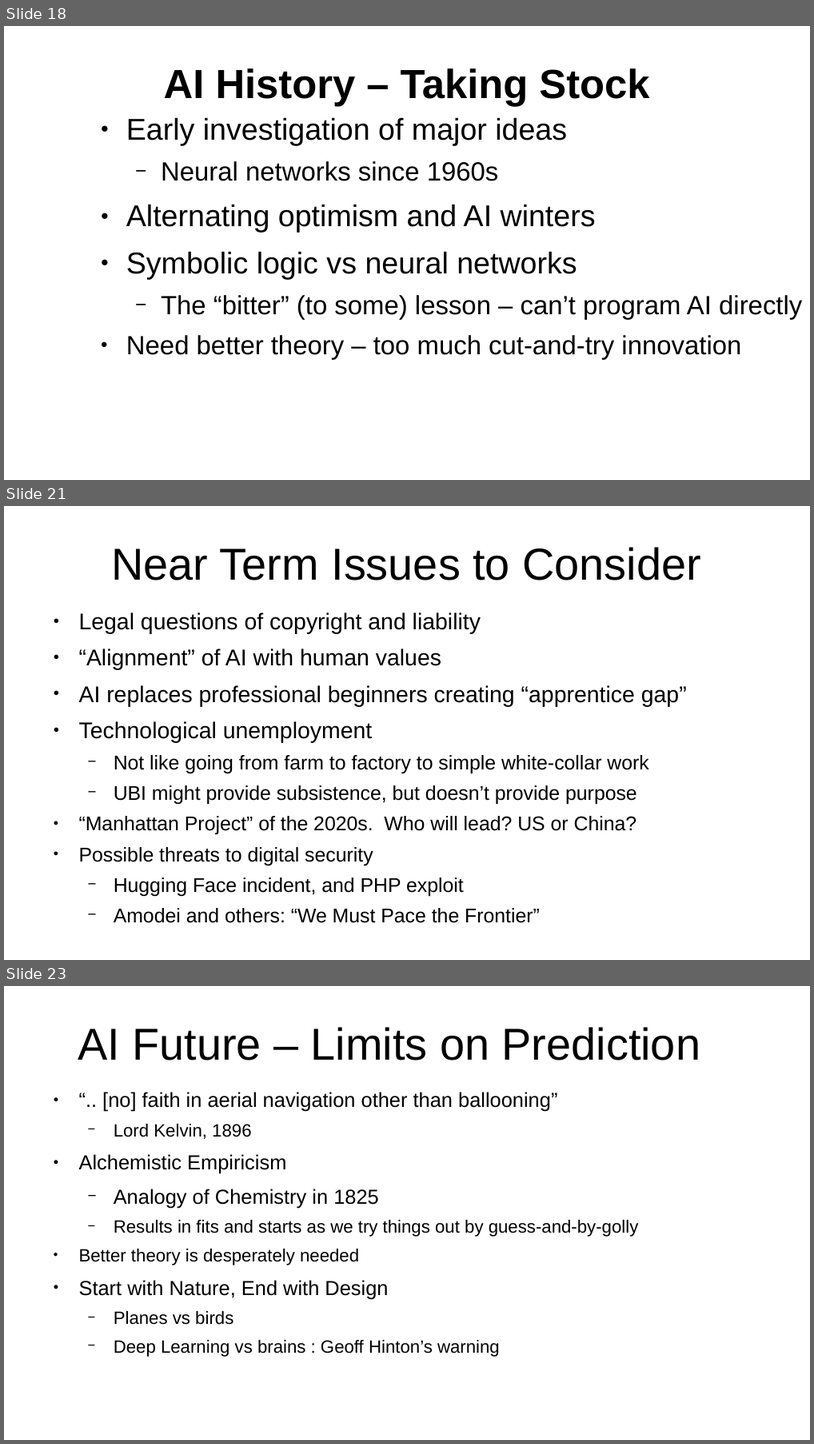
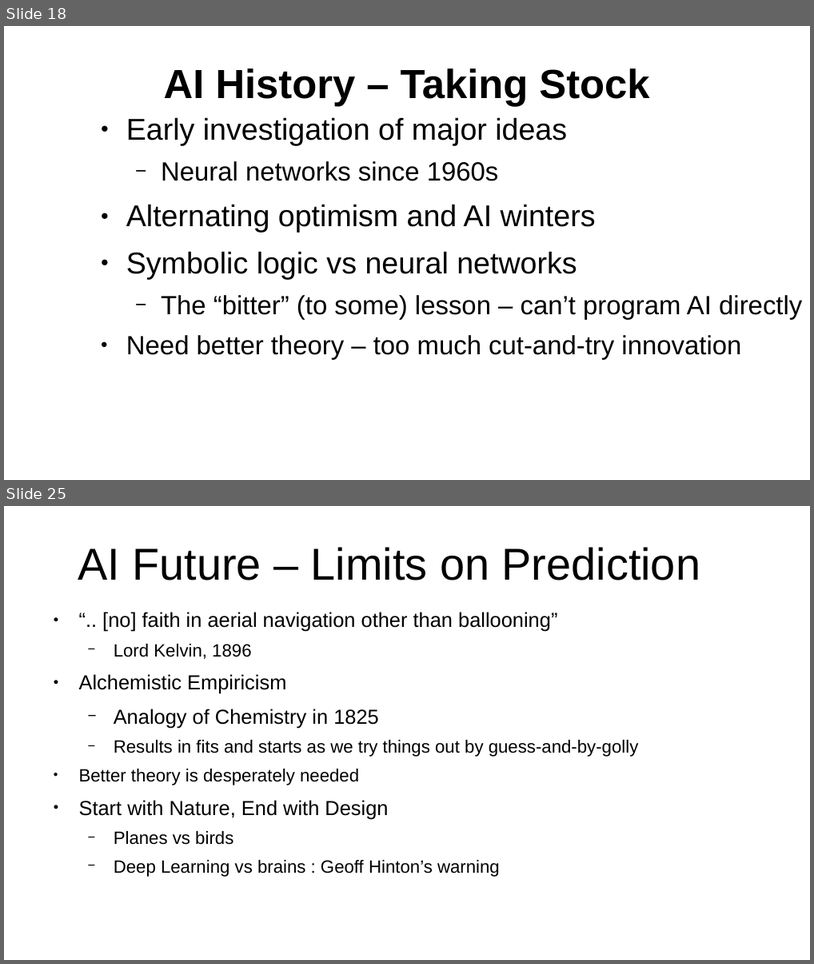
Before and after one commit to ClintStaley/AITalks, a slide deck: UATX/FullPreso2026.pptx. Shown one above the other, each under a label of ours: slides 18, 21 and 23 before the commit, slides 18 and 25 after it; the slides between them are not shown. The pictures are 814x1444 and 814x964 pixels, drawn with LibreOffice and Linux fonts; fonts in the diff are those of the drawing. Boxes give left, top, right and bottom in pixels: in the first picture for what was removed or moved away, otherwise in the second. Text is boxed around its words. In the diff, an @@ line names an element or a change of style, - is before the commit and + after.

```diff
--- a/UATX/FullPreso2026.pptx
+++ b/UATX/FullPreso2026.pptx
@@ slide 21 removed at (x1=4, y1=506, x2=810, y2=960), background #FFFFFF @@
@@ text removed at (x1=111, y1=547, x2=702, y2=580) @@
-Near Term Issues to Consider
@@ text removed at (x1=79, y1=612, x2=687, y2=923) @@
-● Legal questions of copyright and liability
-● “Alignment” of AI with human values
-● AI replaces professional beginners creating “apprentice gap”
-● Technological unemployment
-  − Not like going from farm to factory to simple white-collar work
-  − UBI might provide subsistence, but doesn’t provide purpose
-● “Manhattan Project” of the 2020s. Who will lead? US or China?
-● Possible threats to digital security
-  − Hugging Face incident, and PHP exploit
-  − Amodei and others: “We Must Pace the Frontier”
@@ what was slide 23 is now slide 25 @@
```
Also in this commit, not shown: 3 slides changed, 4 slides added, 1 other file.
